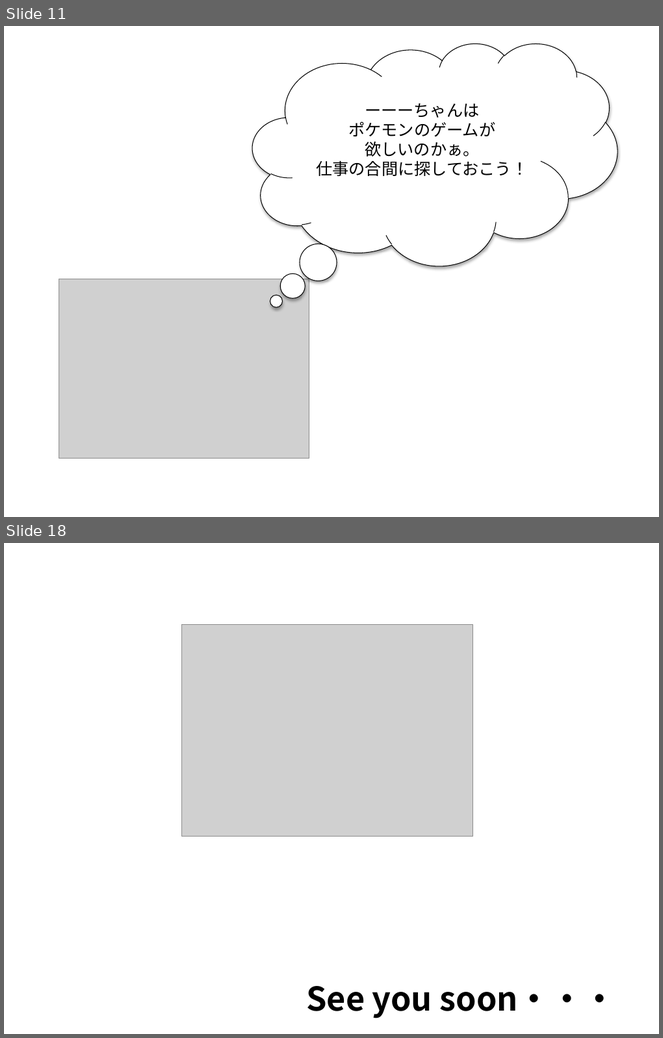
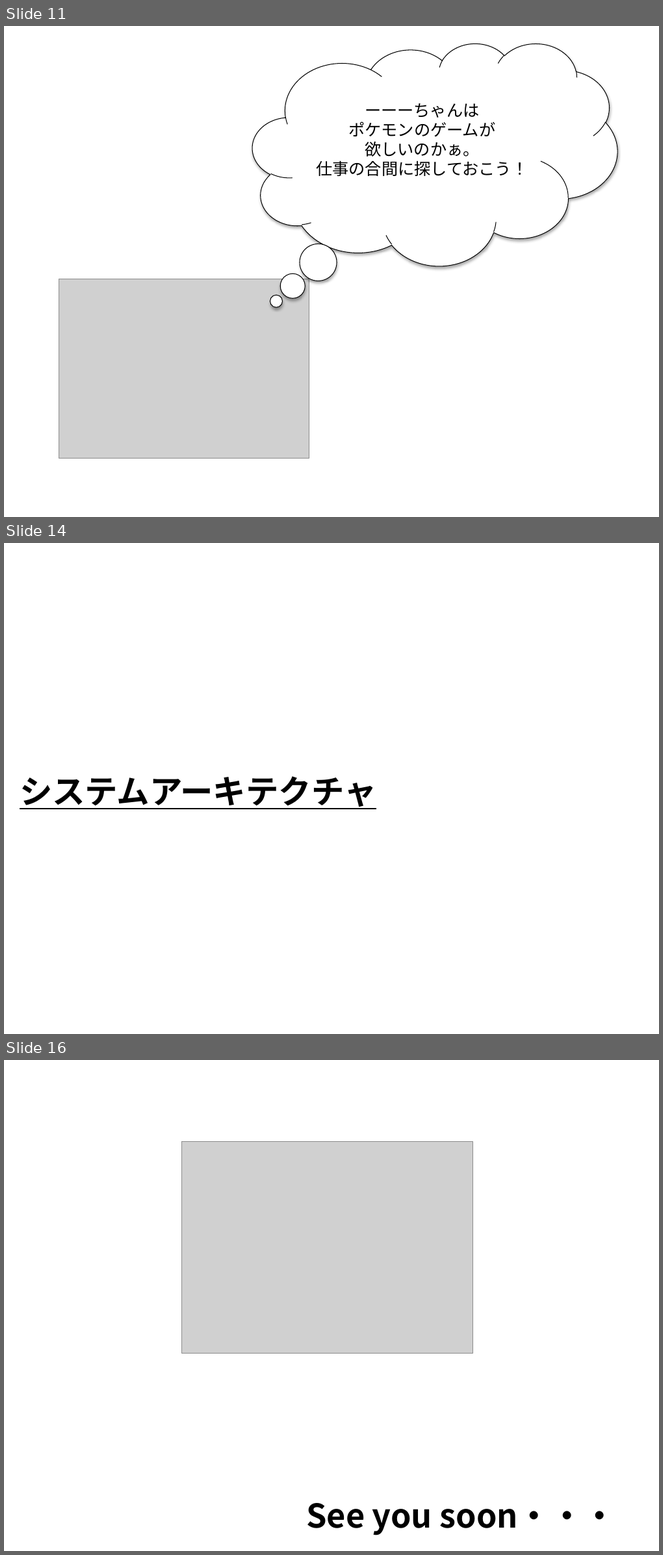
Before and after one commit to nvquocbao/LOC, a slide deck: 02_Requirement/Hackathon20161211.pptx. Shown one above the other, each under a label of ours: slides 11 and 18 before the commit, slides 11, 14 and 16 after it; the slides between them are not shown. The pictures are 663x1038 and 663x1555 pixels, drawn with LibreOffice and Linux fonts; fonts in the diff are those of the drawing; grey boxes stand for pictures. Boxes give left, top, right and bottom in pixels: in the first picture for what was removed or moved away, otherwise in the second. Text is boxed around its words. In the diff, an @@ line names an element or a change of style, - is before the commit and + after.

```diff
--- a/02_Requirement/Hackathon20161211.pptx
+++ b/02_Requirement/Hackathon20161211.pptx
@@ slide 14 added at (4,543,659,1034), background #FFFFFF @@
@@ text added at (20,776,376,809), 36 pt, text #000000, bold, underline @@
+システムアーキテクチャ
@@ what was slide 18 is now slide 16 @@
```
Also in this commit, not shown: 7 slides changed, 2 other slides added, 5 slides removed.
